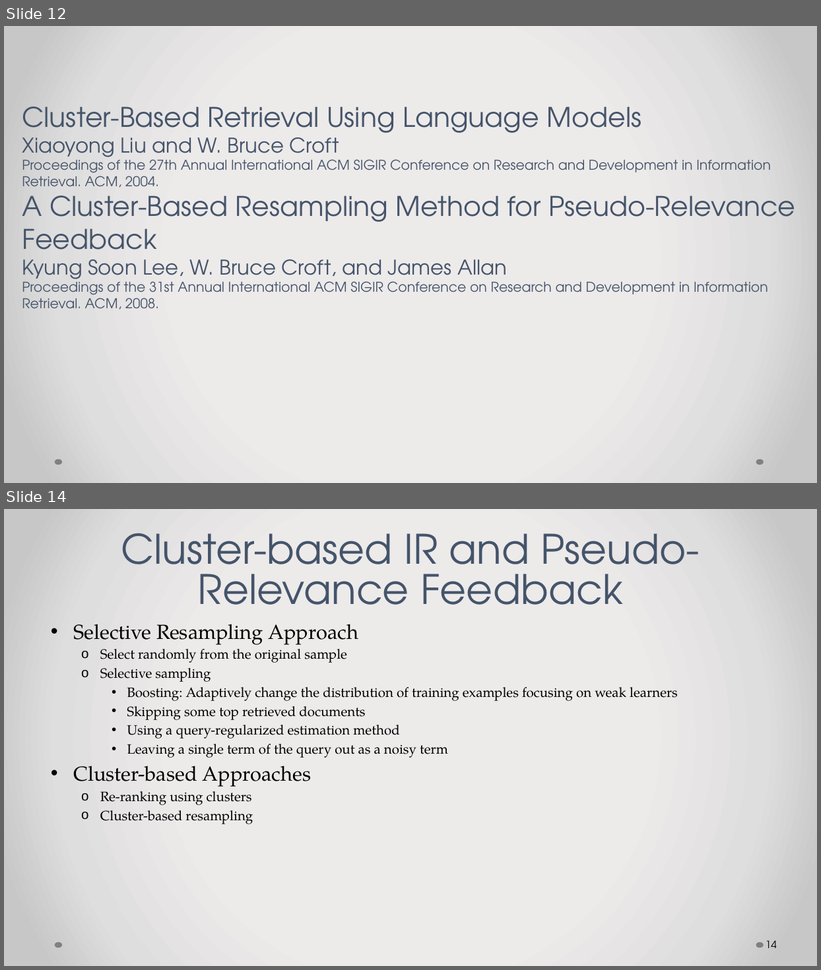
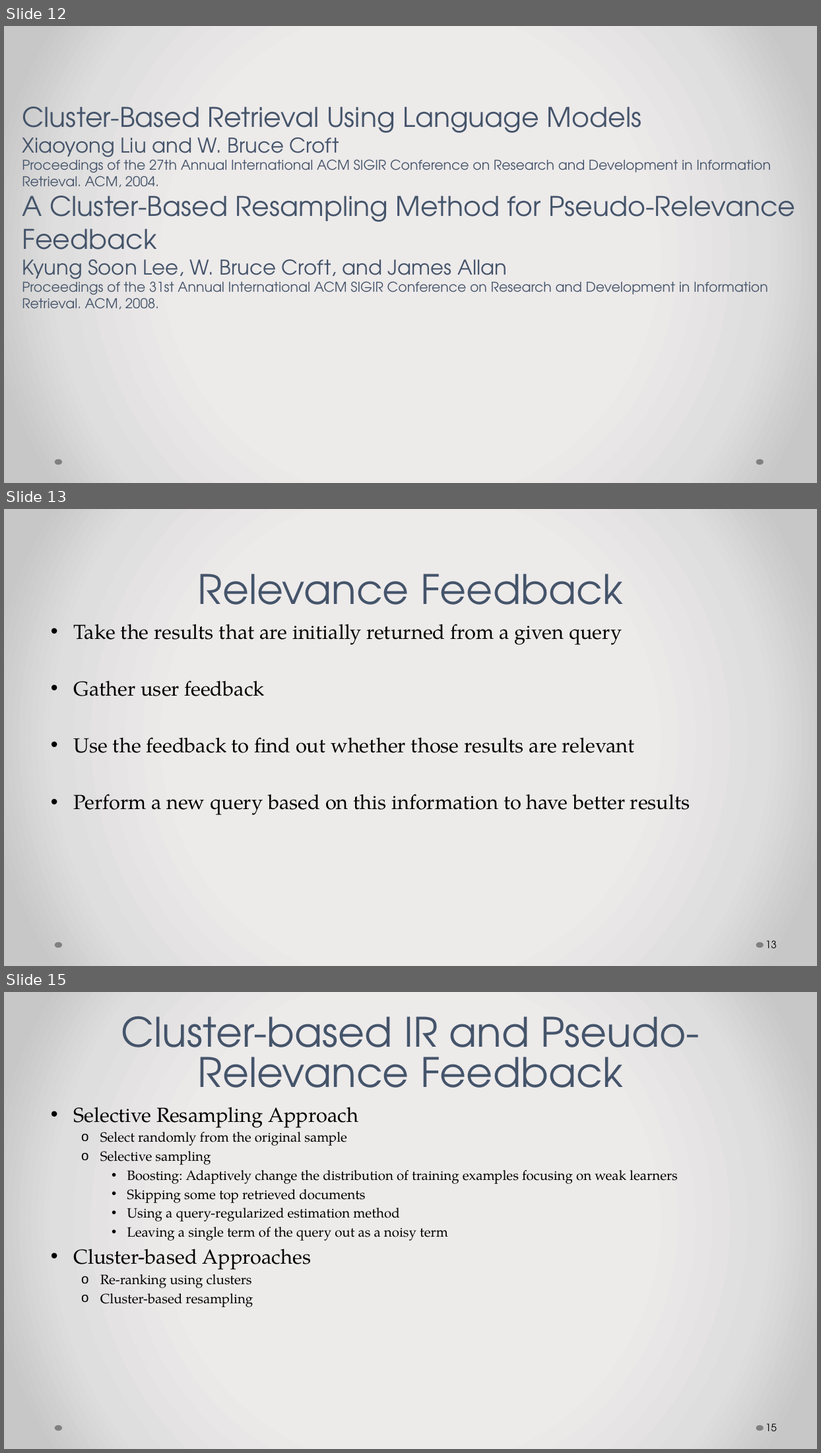
Before and after one commit to pothom/cs834-f17, a slide deck: Presentations/CS834-Presentation_4.pptx. Shown one above the other, each under a label of ours: slides 12 and 14 before the commit, slides 12, 13 and 15 after it; the slides between them are not shown. The pictures are 821x970 and 821x1453 pixels, drawn with LibreOffice and Linux fonts; fonts in the diff are those of the drawing. Boxes give left, top, right and bottom in pixels: in the first picture for what was removed or moved away, otherwise in the second. Text is boxed around its words. In the diff, an @@ line names an element or a change of style, - is before the commit and + after.

```diff
--- a/Presentations/CS834-Presentation_4.pptx
+++ b/Presentations/CS834-Presentation_4.pptx
@@ slide 13 added at [4,509,817,966], background gradient #EDEBEB to #E0DEDE to #C9C7C7; not listed: 2 template elements that a slide beside it also shows @@
@@ title added at [198,574,623,605], 48 pt, text #44546A @@
+Relevance Feedback
@@ text added at [73,624,690,815], 24 pt, text #000000 @@
+• Take the results that are initially returned from a given query
+• Gather user feedback
+• Use the feedback to find out whether those results are relevant
+• Perform a new query based on this information to have better results
@@ page number added at [766,941,777,949], 12 pt, text #000000 @@
+13
@@ what was slide 14 is now slide 15 @@
@@ page number at [766,1424,777,1432]: text changed @@
-14
+15
```
Also in this commit, not shown: 7 slides changed, 1 other file.
